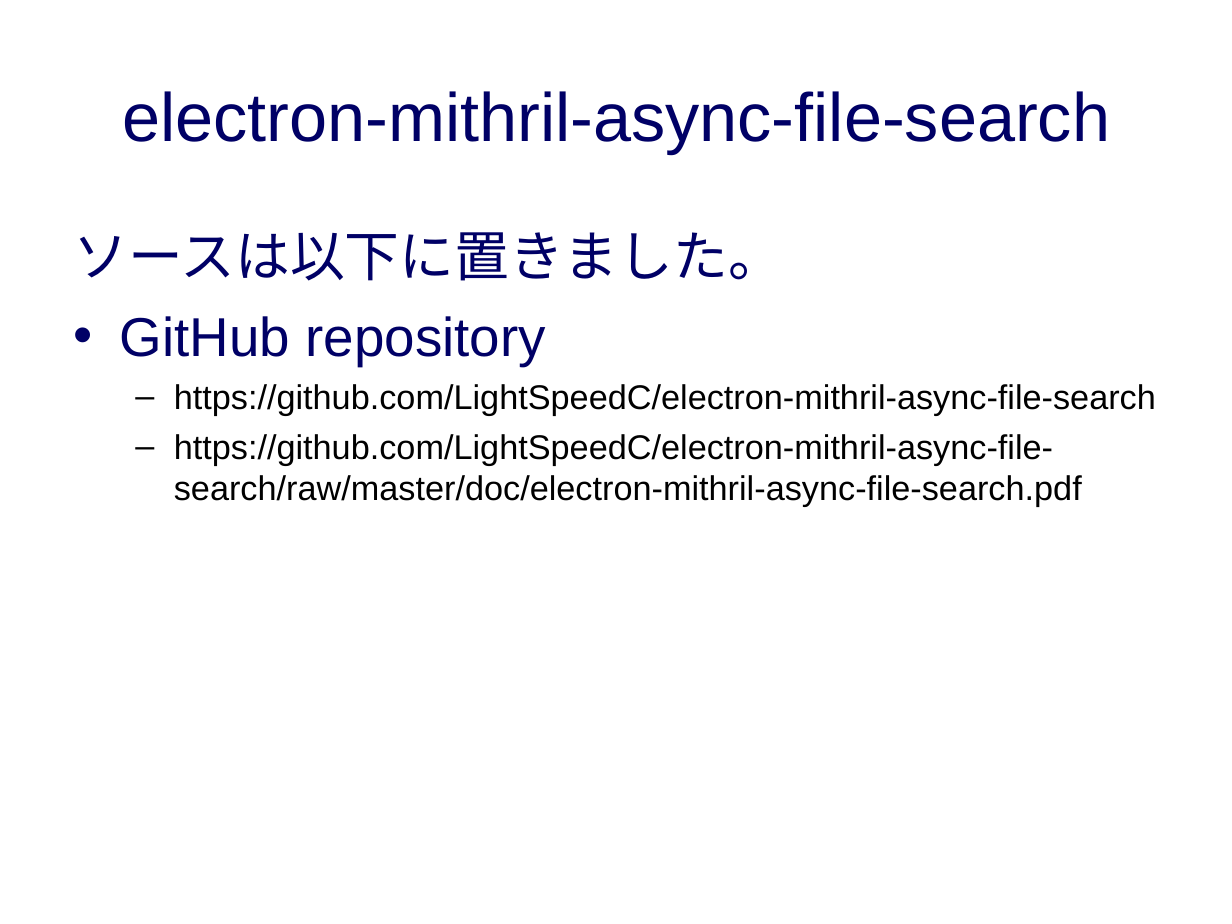
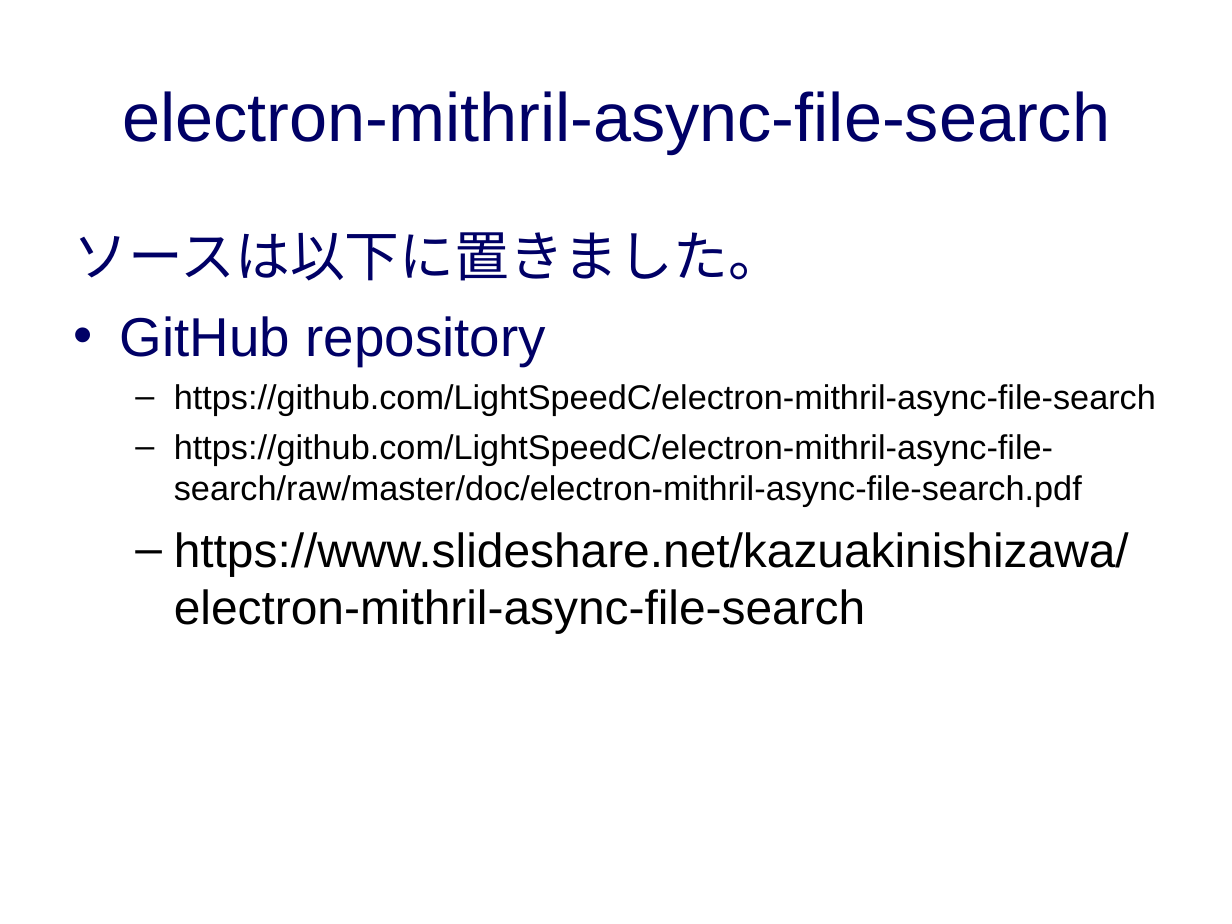
Before and after one commit to LightSpeedC/electron-mithril-async-file-search, a slide deck: slide 6 of doc/electron-mithril-async-file-search.ppt. Drawn at 1232x924 pixels with LibreOffice and Linux fonts; fonts in the diff are those of the drawing. Boxes give left, top, right and bottom in pixels: in the first picture for what was removed or moved away, otherwise in the second. Text is boxed around its words. In the diff, an @@ line names an element or a change of style, - is before the commit and + after.

```diff
--- a/doc/electron-mithril-async-file-search.ppt
+++ b/doc/electron-mithril-async-file-search.ppt
@@ text at [174,532,1129,633]: paragraph added @@
+  – https://www.slideshare.net/kazuakinishizawa/electron-mithril-async-file-search
```
Also in this commit, not shown: 1 other file.
